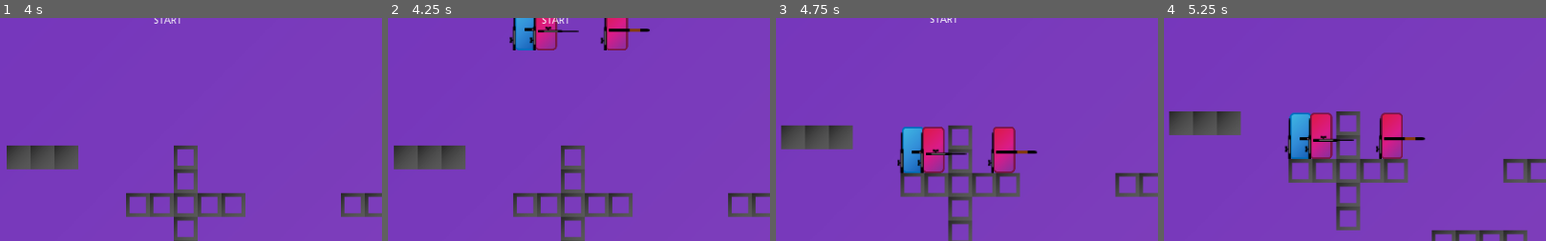
Above: before the commit, frames 1-4 (left to right).
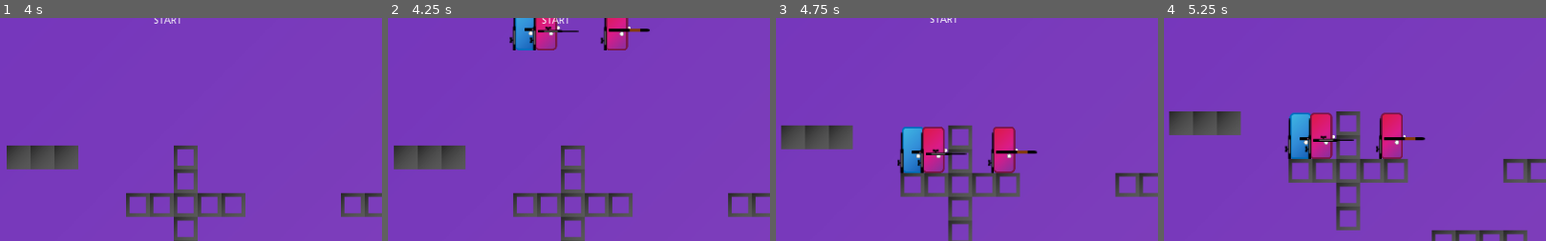
Above: after the commit, the same moments.

Repository: XanMarta/godot-game-battlefield
Game: Godot game, scene res://src/Game/PlayGround.tscn
Same seed, same stepped clock (60 frames per second), same inputs: the game is played once before the commit and once after it.
Inputs:
- Up to frame 1 (4 s): tap Enter at 2.75 s
- Up to frame 2 (4.25 s): no input
- Up to frame 3 (4.75 s): no input
- Up to frame 4 (5.25 s): no input
The pictures show only the part of the screen within x 27-77%, y 20-70%; the shares and areas given below are measured in that part.

Frame 1 is identical in both runs. In frame 2, less than 0.1% of the frame differs, in the area x 36-64%, y 3-9%; in frame 3, less than 0.1%; in frame 4, less than 0.1%.

Commit message:
Add Player hand and punk effect

Diff:
--- a/src/Actor/Player.gd
+++ b/src/Actor/Player.gd
@@ -61,7 +61,9 @@
 
 
 func fire():
-	if gun_hand.get_child_count() > 0:
+	if gun_hand.get_child_count() == 0:
+		$Player/Hand/AnimationPlayer.play("punk")
+	else:
 		var gun = gun_hand.get_child(0)
 		if gun.fire():
 			var bullet = gun.get_bullet().instance()
--- a/src/Actor/Player.tscn
+++ b/src/Actor/Player.tscn
@@ -6,8 +6,37 @@
 [ext_resource path="res://src/Item/Gun.tscn" type="PackedScene" id=4]
 [ext_resource path="res://Assets/health_bar_red.png" type="Texture" id=5]
 [ext_resource path="res://Assets/health_bar_green.png" type="Texture" id=6]
-[ext_resource path="res://Assets/Player/Body/Blue.png" type="Texture" id=7]
 [ext_resource path="res://src/Actor/Player.anim" type="Animation" id=8]
+[ext_resource path="res://Assets/Player/hand_front.png" type="Texture" id=9]
+[ext_resource path="res://Assets/Player/hand_behind.png" type="Texture" id=10]
+
+[sub_resource type="Animation" id=6]
+resource_name = "punk"
+length = 0.6
+tracks/0/type = "value"
+tracks/0/path = NodePath("hand_front:position")
+tracks/0/interp = 1
+tracks/0/loop_wrap = true
+tracks/0/imported = false
+tracks/0/enabled = true
+tracks/0/keys = {
+"times": PoolRealArray( 0.2, 0.4, 0.6 ),
+"transitions": PoolRealArray( 1, 1, 1 ),
+"update": 0,
+"values": [ Vector2( 6.89393, -22.6062 ), Vector2( 11.8953, -22.6062 ), Vector2( 6.89393, -22.6062 ) ]
+}
+tracks/1/type = "value"
+tracks/1/path = NodePath("hand_behind:position")
+tracks/1/interp = 1
+tracks/1/loop_wrap = true
+tracks/1/imported = false
+tracks/1/enabled = true
+tracks/1/keys = {
+"times": PoolRealArray( 0, 0.2, 0.4 ),
+"transitions": PoolRealArray( 1, 1, 1 ),
+"update": 0,
+"values": [ Vector2( 17.0331, -30.1833 ), Vector2( 21.5639, -30.1833 ), Vector2( 17.0331, -30.1833 ) ]
+}
 
 [sub_resource type="RectangleShape2D" id=1]
 extents = Vector2( 17.1831, 31.0732 )
@@ -134,7 +163,21 @@
 [node name="Body" type="Sprite" parent="Player"]
 position = Vector2( 0, -31.1928 )
 scale = Vector2( 0.25, 0.25 )
-texture = ExtResource( 7 )
+
+[node name="Hand" type="Node2D" parent="Player"]
+
+[node name="hand_front" type="Sprite" parent="Player/Hand"]
+position = Vector2( 6.89393, -22.6062 )
+scale = Vector2( 0.2, 0.2 )
+texture = ExtResource( 9 )
+
+[node name="hand_behind" type="Sprite" parent="Player/Hand"]
+position = Vector2( 17.0331, -30.1833 )
+scale = Vector2( 0.2, 0.2 )
+texture = ExtResource( 10 )
+
+[node name="AnimationPlayer" type="AnimationPlayer" parent="Player/Hand"]
+anims/punk = SubResource( 6 )
 
 [node name="CollisionShape2D" type="CollisionShape2D" parent="Player"]
 visible = false
--- a/src/Actor/Player_movement.gd
+++ b/src/Actor/Player_movement.gd
@@ -57,9 +57,11 @@
 func turn(right : bool):
 	if right:
 		$Body.flip_h = false
+		$Hand.scale.x = 1.0
 		direct = 1.0
 	else:
 		$Body.flip_h = true
+		$Hand.scale.x = -1.0
 		direct = -1.0
 	turn_gun()
 
Binary file added: Assets/Player/hand_behind.png
Not shown, added: Assets/Player/hand_behind.png.import
Binary file added: Assets/Player/hand_front.png
Not shown, added: Assets/Player/hand_front.png.import
Not shown: 1 places in src/Actor/Player.tscn that only renumber resources
